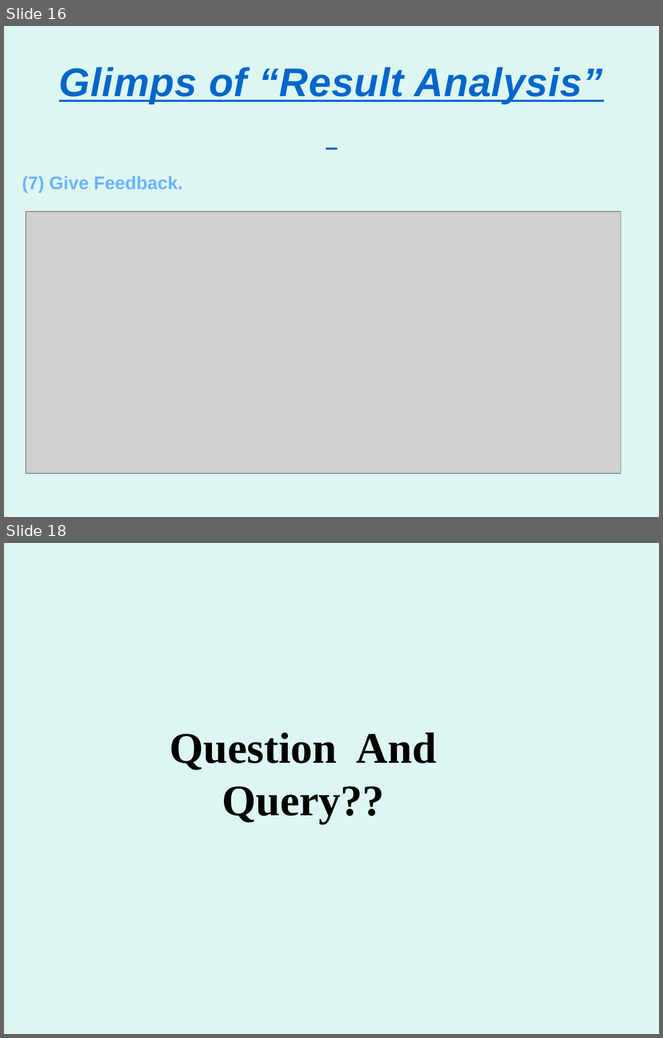
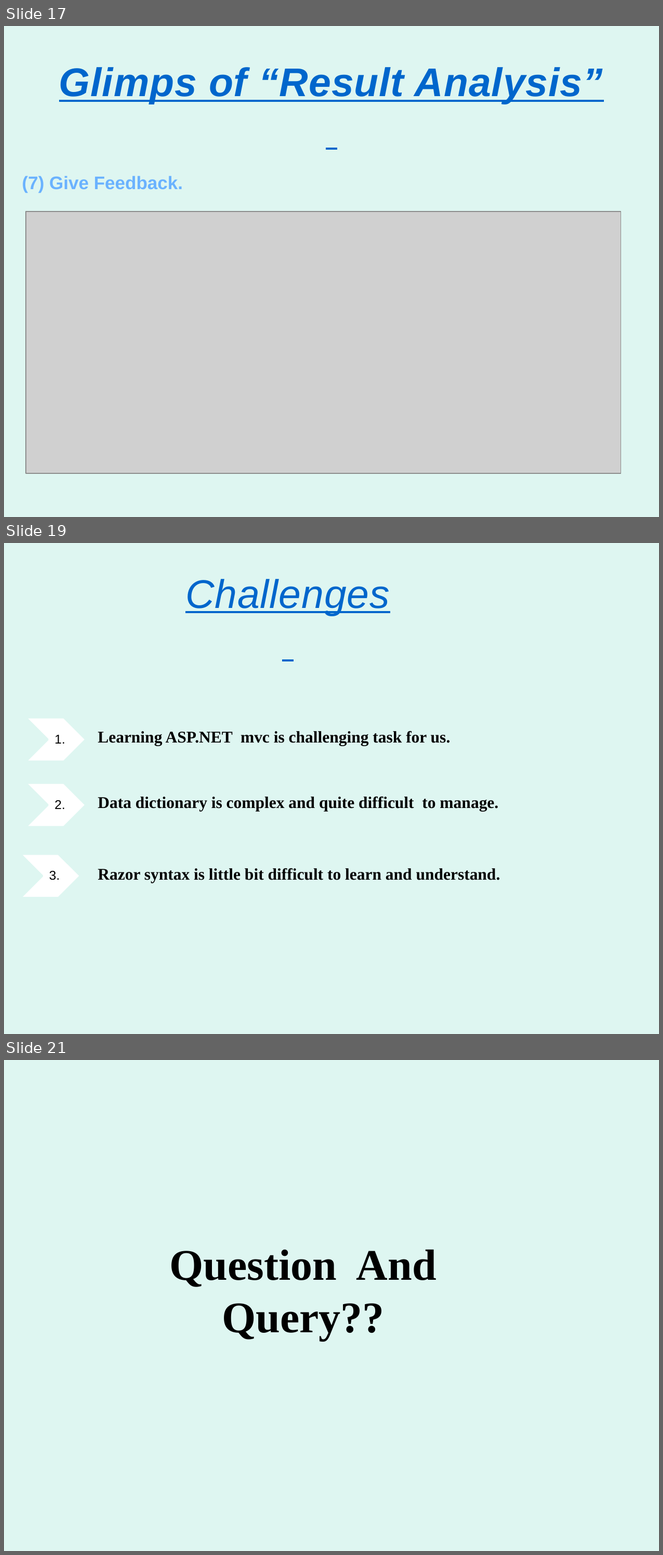
Before and after one commit to saurabhshukla123/Work, a slide deck: resultanalysis presentation/resultAnalysis.pptx. Shown one above the other, each under a label of ours: slides 16 and 18 before the commit, slides 17, 19 and 21 after it; the slides between them are not shown. The pictures are 663x1038 and 663x1555 pixels, drawn with LibreOffice and Linux fonts; fonts in the diff are those of the drawing; grey boxes stand for pictures; background and template pictures are left out. Boxes give left, top, right and bottom in pixels: in the first picture for what was removed or moved away, otherwise in the second. Text is boxed around its words. In the diff, an @@ line names an element or a change of style, - is before the commit and + after.

```diff
--- a/resultanalysis presentation/resultAnalysis.pptx
+++ b/resultanalysis presentation/resultAnalysis.pptx
@@ slide 19 added at [4,543,659,1034], background picture (left out) @@
@@ text added at [185,579,390,615], 44 pt, text #0066CC, italic, underline @@
+Challenges
@@ chevron added at [26,718,86,762], fill #FFFFFF, outline #DEF6F1 2 pt @@
@@ text added at [54,735,65,744], 14 pt, text #000000 @@
+1.
@@ text added at [98,731,451,746], 18 pt, text #000000, bold @@
+Learning ASP.NET mvc is challenging task for us.
@@ chevron added at [26,783,86,827], fill #FFFFFF, outline #DEF6F1 2 pt @@
@@ text added at [54,800,65,809], 14 pt, text #000000 @@
+2.
@@ text added at [98,797,499,811], 18 pt, text #000000, bold @@
+Data dictionary is complex and quite difficult to manage.
@@ chevron added at [21,854,80,898], fill #FFFFFF, outline #DEF6F1 2 pt @@
@@ text added at [98,869,501,883], 18 pt, text #000000, bold @@
+Razor syntax is little bit difficult to learn and understand.
@@ text added at [49,871,60,880], 14 pt, text #000000 @@
+3.
@@ what was slide 16 is now slide 17 @@
@@ what was slide 18 is now slide 21 @@
```
Also in this commit, not shown: 4 slides changed, 3 other slides added, 1 slide removed.
